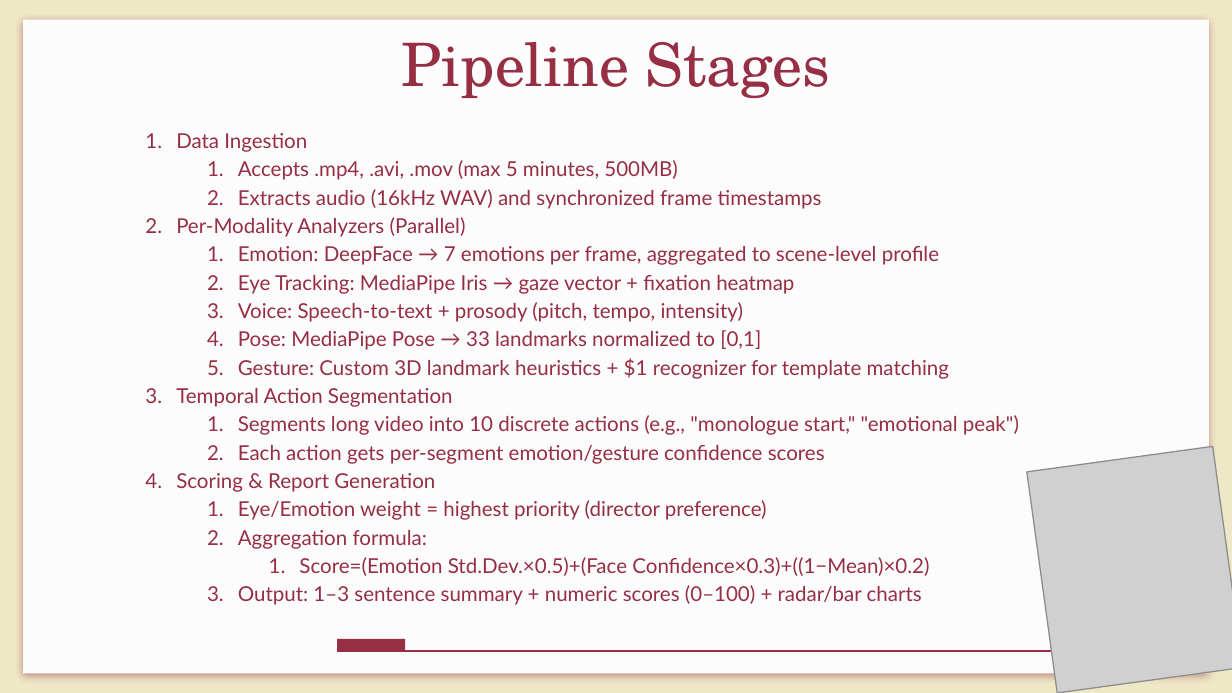
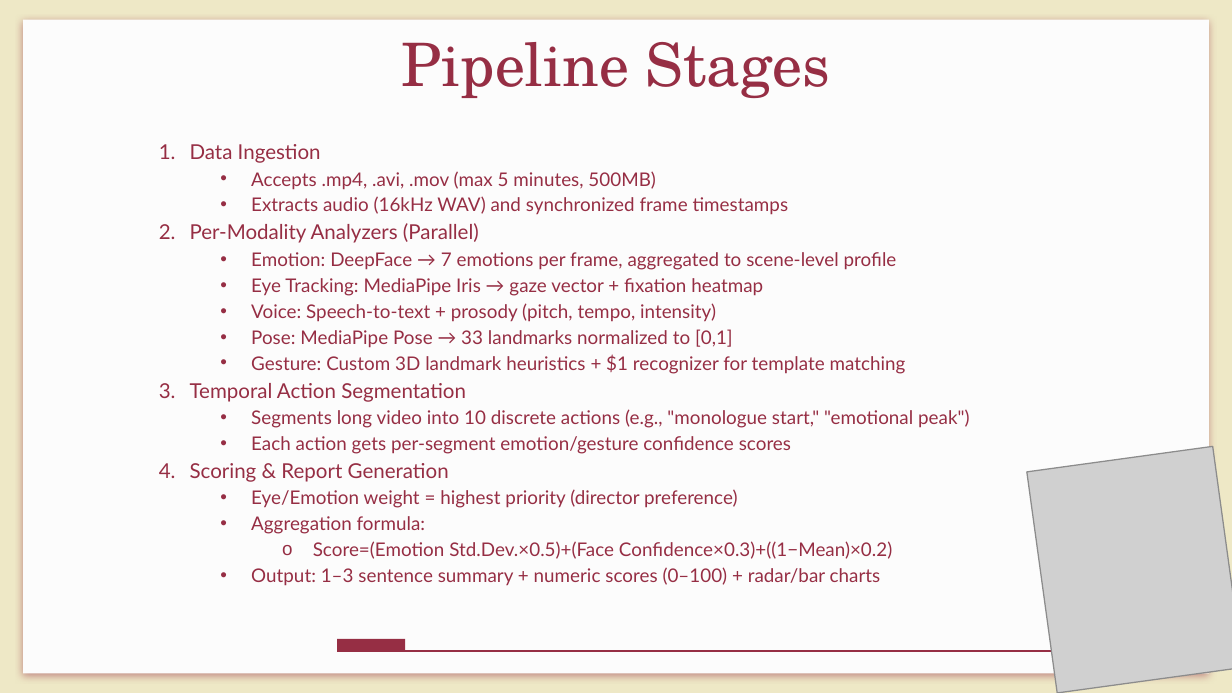
Before and after one commit to MiraPhilip12/Graduation_Project_ESLSCA, a slide deck: slide 12 of Final Milestone/Graduation_Project_Final_Presentation.pptx. Drawn at 1232x693 pixels with LibreOffice and Linux fonts; fonts in the diff are those of the drawing; grey boxes stand for pictures. Boxes give left, top, right and bottom in pixels: in the first picture for what was removed or moved away, otherwise in the second. Text is boxed around its words. In the diff, an @@ line names an element or a change of style, - is before the commit and + after.

```diff
--- a/Final Milestone/Graduation_Project_Final_Presentation.pptx
+++ b/Final Milestone/Graduation_Project_Final_Presentation.pptx
@@ text "Data Ingestion": place and size @@
-text "Data Ingestion" at [176, 133, 1019, 605]
+text "Data Ingestion" at [190, 144, 969, 586]
@@ text at [251, 171, 969, 586]: size 12 to 11 pt in "Accepts .mp4, .avi, .mov (max 5 minutes, ...", "Extracts audio (16kHz WAV) and synchronized frame ...", "Emotion: DeepFace → 7 emotions per frame, ...", "Eye Tracking: MediaPipe Iris → gaze vector ..." and 9 more places; bullet 1. to •; bullet 1. to o @@
```
Also in this commit, not shown: 4 other slides changed, 1 other file.
